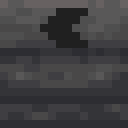
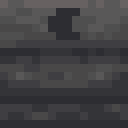
Layered file, before and after one edit (128 × 128). Changes by layer:
renamed "Layer 2" to "bottom", hid it, painted on it over box(40, 8, 88, 48)
added layer "right/left" above "back" over box(48, 8, 80, 40)
